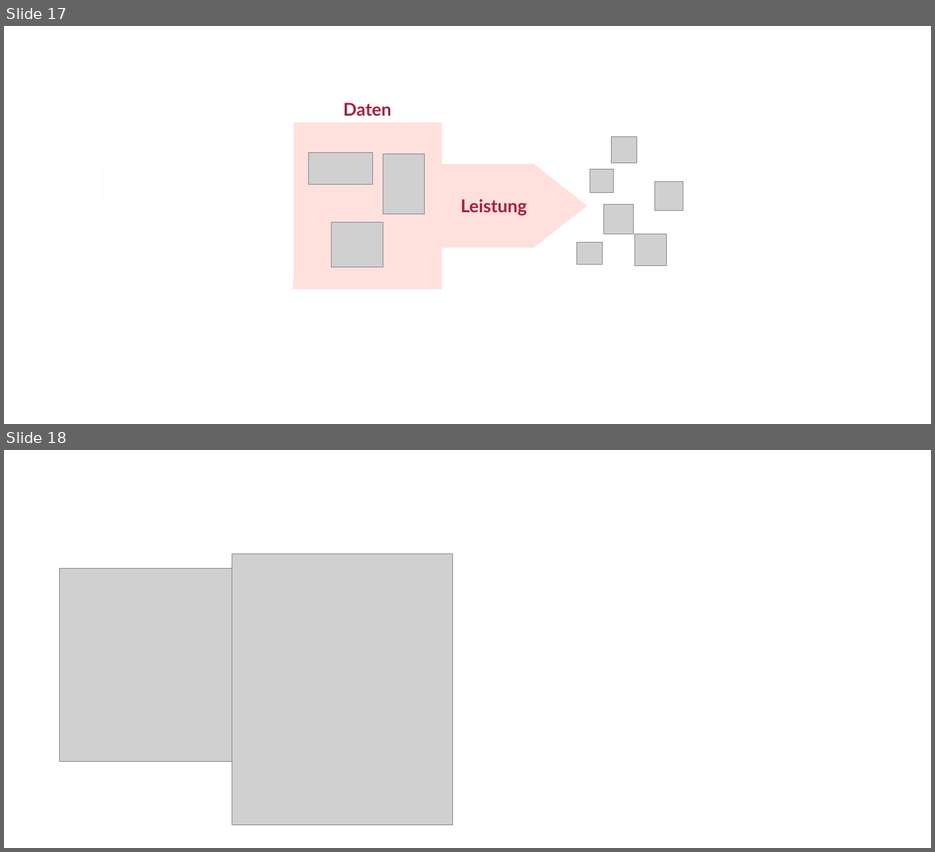
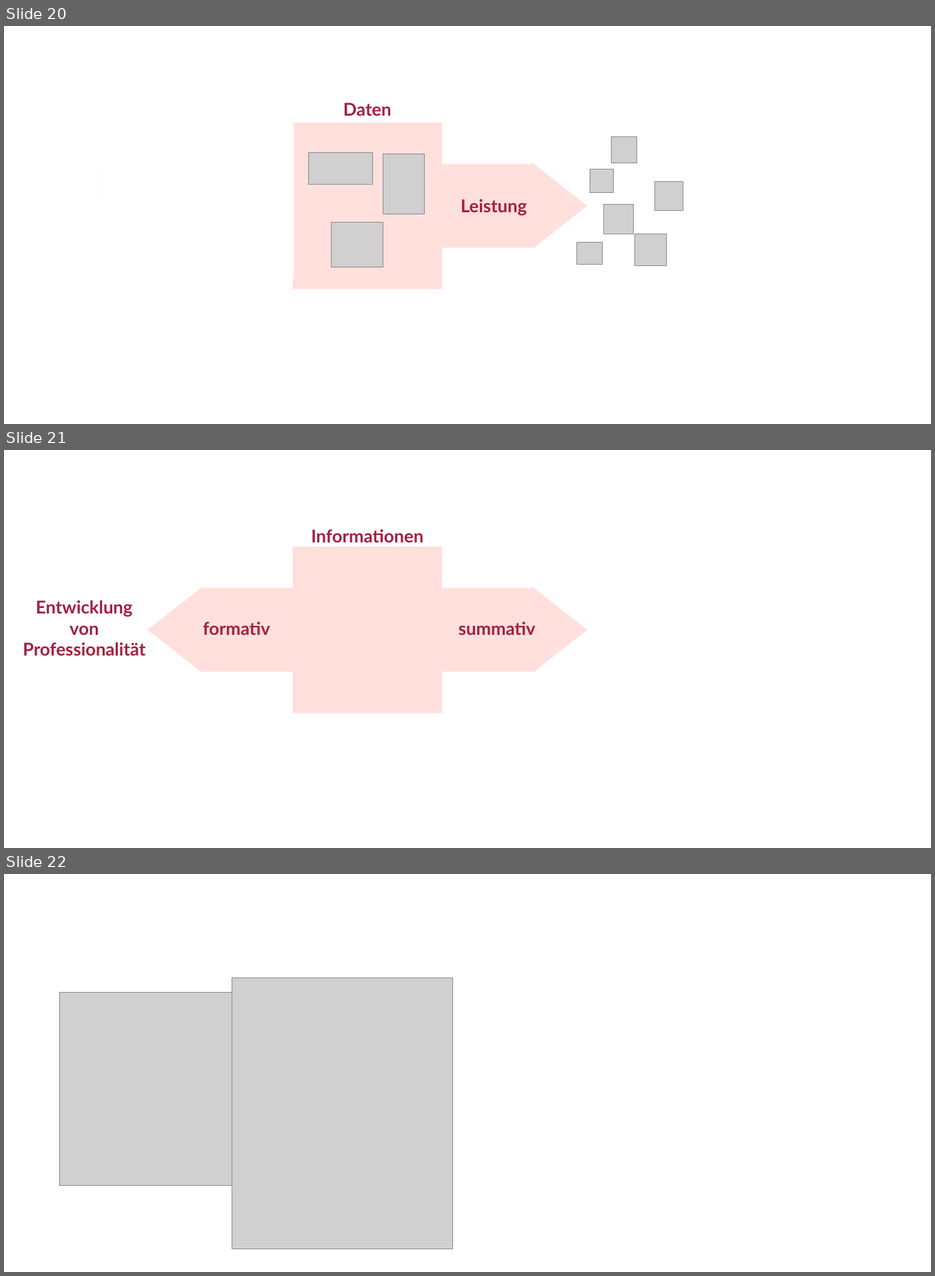
Before and after one commit to sammerk/vortrag-tue-w1, a slide deck: Img/Tabelle_Rueckmeldesysteme.pptx. Shown one above the other, each under a label of ours: slides 17 and 18 before the commit, slides 20, 21 and 22 after it. The pictures are 935x852 and 935x1276 pixels, drawn with LibreOffice and Linux fonts; fonts in the diff are those of the drawing; grey boxes stand for pictures. Boxes give left, top, right and bottom in pixels: in the first picture for what was removed or moved away, otherwise in the second. Text is boxed around its words. In the diff, an @@ line names an element or a change of style, - is before the commit and + after.

```diff
--- a/Img/Tabelle_Rueckmeldesysteme.pptx
+++ b/Img/Tabelle_Rueckmeldesysteme.pptx
@@ slide 21 added at (4,450,931,848), background #FFFFFF @@
@@ text added at (311,529,424,542), 24 pt, text #A51E41, bold @@
+Informationen
@@ left right arrow callout added at (148,547,587,713), fill #FFE0DD, outline #FFE0DD 1 pt @@
@@ text added at (23,600,145,656), 24 pt, text #A51E41, bold @@
+Entwicklung
+von
+Professionalität
@@ text added at (203,622,270,635), 24 pt, text #A51E41, bold @@
+formativ
@@ text added at (459,622,536,635), 24 pt, text #A51E41, bold @@
+summativ
@@ what was slide 17 is now slide 20 @@
@@ what was slide 18 is now slide 22 @@
```
Also in this commit, not shown: 4 slides changed, 3 other slides added, 9 other files.
